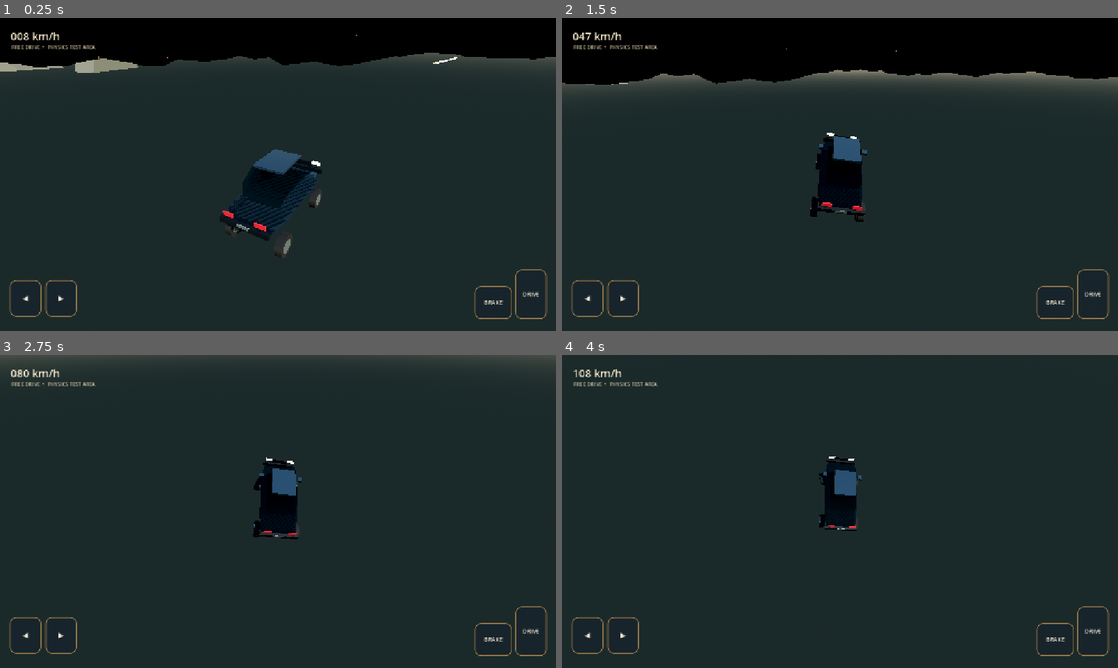
Above: before the commit, frames 1-4 (two rows, left to right).
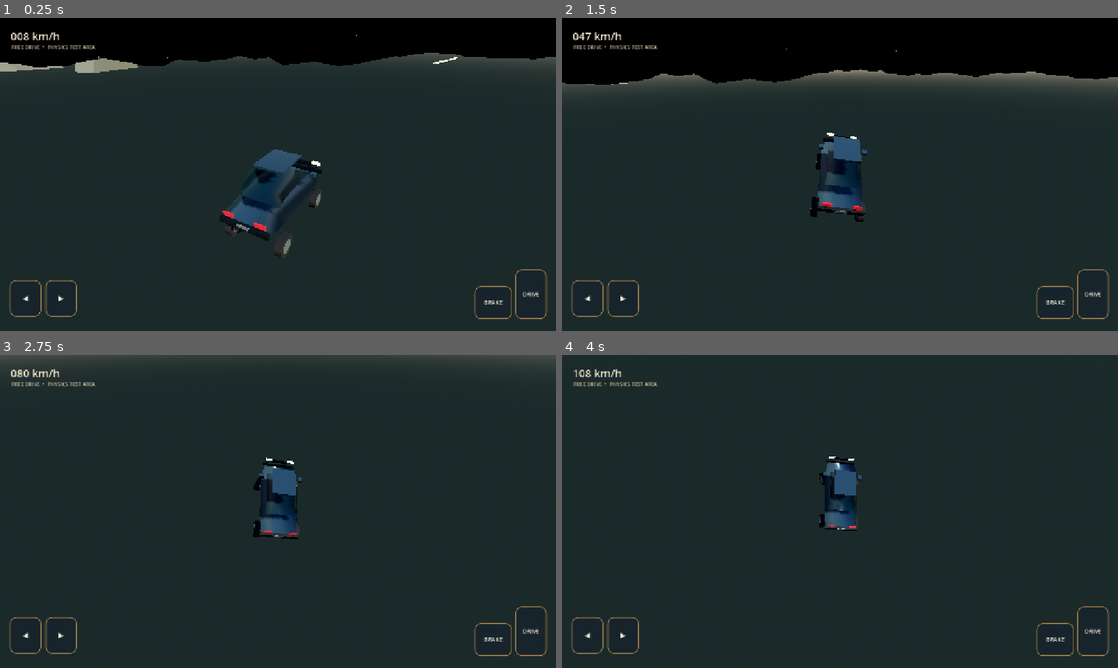
Above: after the commit, the same moments.

Repository: strideproject77-lgtm/Hill-Climb
Game: Godot game, scene res://scenes/main.tscn
Same seed, same stepped clock (60 frames per second), same inputs: the game is played once before the commit and once after it.
Inputs (mouse positions are in pixels of both pictures, inside the frame that each line leads up to):
- Up to frame 1 (0.25 s): no input
- Up to frame 2 (1.5 s): tap Enter at 0.5 s; move the mouse to (962, 158) at 0.52 s; hold Right 0.53-1.25 s; click (962, 158) at 0.67 s; drag from (728, 190) to (812, 237) at 1.27 s
- Up to frame 3 (2.75 s): move the mouse to (333, 442) at 2.02 s; hold Right from 2.03 s (still down)
- Up to frame 4 (4 s): release Right at 2.75 s; drag from (812, 574) to (673, 464) at 2.77 s; move the mouse to (1006, 558) at 3.52 s; hold Left from 3.53 s (still down)

The runs differ from the first frame. In frame 1, 1.3% of the frame differs, in the area x 41-56%, y 42-70%; in frame 2, 1.2%; in frame 3, 0.8%; in frame 4, 0.6%.

Commit message:
Generate correct lighting normals for sculpted vehicle body

Diff:
--- a/game/scripts/vehicle_controller.gd
+++ b/game/scripts/vehicle_controller.gd
@@ -120,6 +120,7 @@
 		_quad(surface,ar,atr,btr,br)
 		_quad(surface,atl,btl,btr,atr)
 		_quad(surface,al,ar,br,bl)
+	surface.generate_normals()
 	var instance := MeshInstance3D.new()
 	instance.name = node_name
 	instance.mesh = surface.commit()
